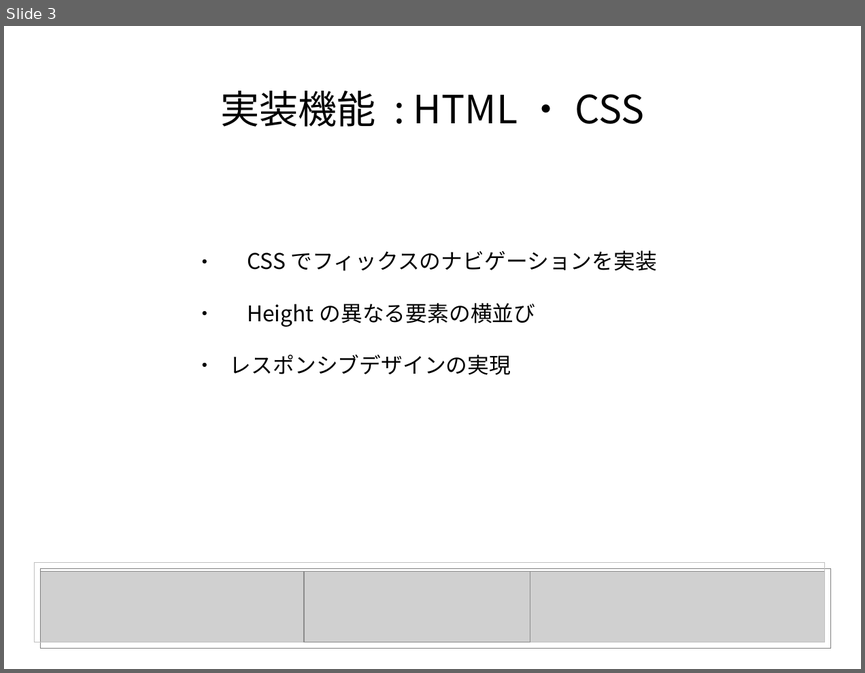
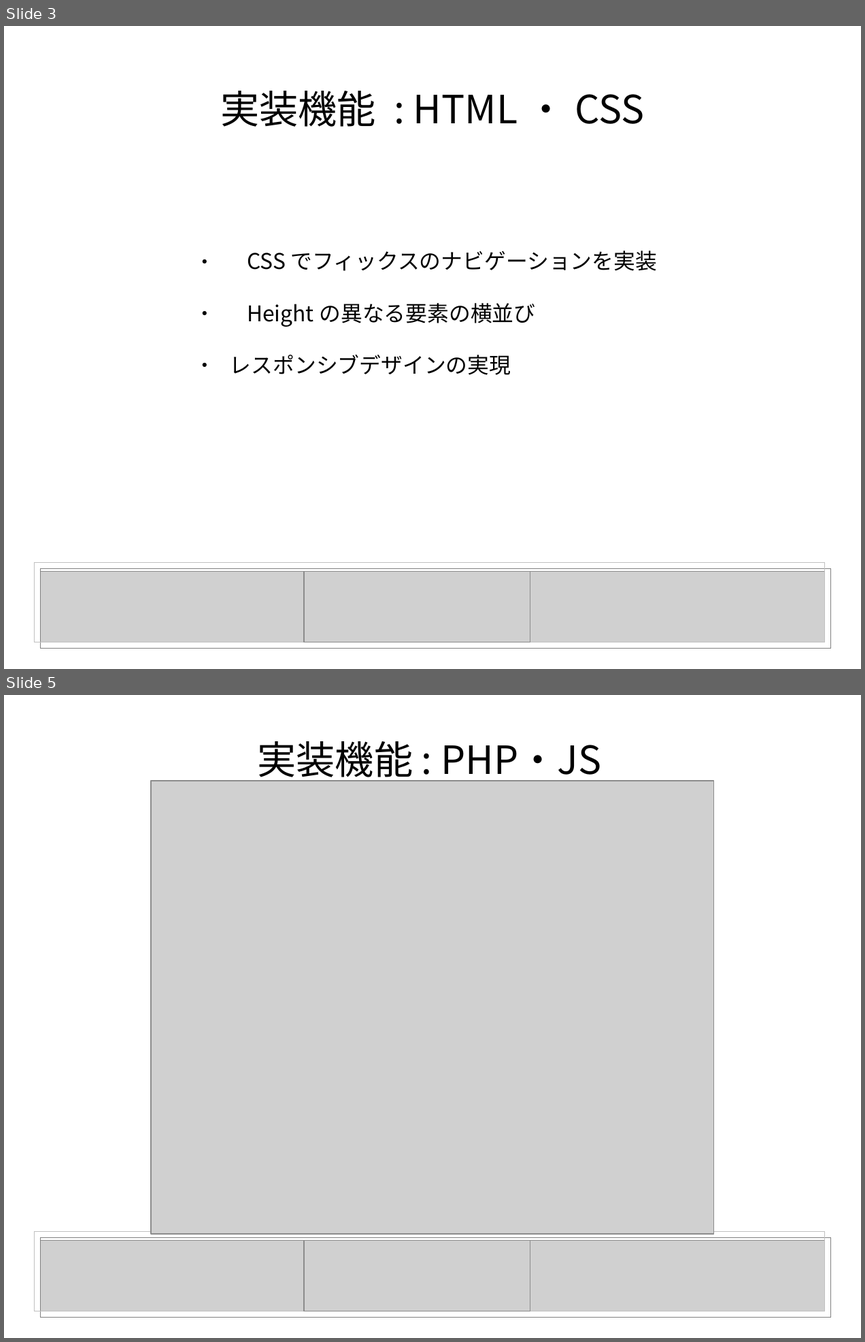
Before and after one commit to cameraluvsme/zdrive, a slide deck: grad_thesis.odp. Shown one above the other, each under a label of ours: slide 3 before the commit, slides 3 and 5 after it; the slides between them are not shown. The pictures are 865x673 and 865x1342 pixels, drawn with LibreOffice and Linux fonts; fonts in the diff are those of the drawing; grey boxes stand for pictures. Boxes give left, top, right and bottom in pixels: in the first picture for what was removed or moved away, otherwise in the second. Text is boxed around its words. In the diff, an @@ line names an element or a change of style, - is before the commit and + after.

```diff
--- a/grad_thesis.odp
+++ b/grad_thesis.odp
@@ slide 5 added at <box>4,695,861,1338</box>, background #FFFFFF @@
@@ title added at <box>258,741,602,785</box>, 36 pt, text #000000 @@
+実装機能 : PHP・JS
@@ picture added at <box>151,781,714,1234</box> @@
@@ rectangle added at <box>35,1232,824,1311</box>, outline #C0C0C0 0 pt @@
@@ picture added at <box>41,1241,825,1312</box> @@
@@ picture added at <box>304,1241,530,1312</box> @@
```
Also in this commit, not shown: 1 slide changed, 4 other files.
